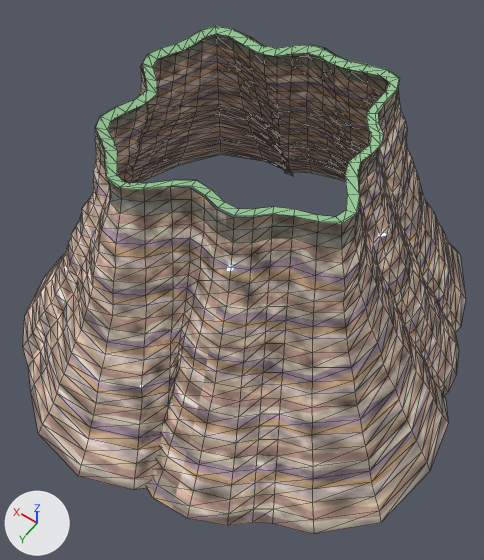
Two versions of the glTF model design/world-fill/glb2/CliffWall_stack_13.glb, one commit apart.
One viewpoint serves both versions: a camera (50 mm lens) standing at (-158.0, 227.0, 372.0) and looking at (-13.0, 24.0, 53.0). Arrows for +X, +Y and +Z are at lower left; the lights stay in place. The first picture is the older version. Mesh edges are drawn as thin lines on the coarser meshes. Vertices at exactly the same position are counted once.

In view in the first picture: 'CliffWall_stack_13-lip0', 'CliffWall_stack_13-rock0'.
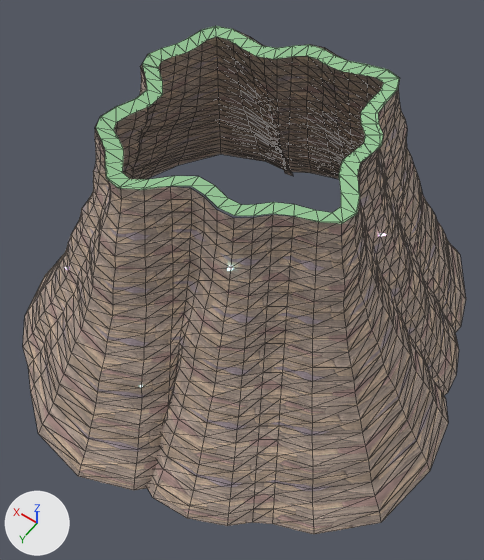
Edits to the bpy script that builds the scene:
```text
Add img_rock2_n:
    img_rock2_n = load_image('rock2-n', '_unpacked/rock2-n', 1024, 1024, 'Non-Color')
Add img_rock2:
    img_rock2 = load_image('rock2', '_unpacked/rock2', 1024, 1024, 'sRGB')
Change mat_rock:
    where n2 = _N.new('ShaderNodeTexImage'); n2.name = 'Image Texture'
    n2.image: img_rock -> img_rock2
    add n3 = _N.new('ShaderNodeNormalMap'); n3.name = 'Normal Map'
    add n3.uv_map = 'UVMap'
    add n4 = _N.new('ShaderNodeTexImage'); n4.name = 'Image Texture.001'
    add n4.image = img_rock2_n
    where n0 = _N.new('ShaderNodeBsdfPrincipled'); n0.name = 'Principled BSDF'
    add _L.new(n3.outputs[0], n0.inputs[5])  # 'Normal' to 'Normal'
    add _L.new(n4.outputs[0], n3.inputs[1])  # 'Color' to 'Color'
Change me_cliffwall_stack_13_lip0:
    where me_cliffwall_stack_13_lip0.from_pydata(...)  # 106 vertices, 106 faces; spans x -80.0..75.0, y -74.0..79.0, z 154.0..156.0
    used by ob_cliffwall_stack_13_lip0; location = (0.0, 0.0, 0.0)
    me_cliffwall_stack_13_lip0 part 1: 53 of 106 vertices moved; they spanned x -74.0..69.0, y -69.0..73.0, z 154.0 and now span x -71.0..66.0, y -66.0..70.0, z 154.0; mean shift (0.0, 0.0, 0.0); largest move (-45.0, -67.0, 154.0) -> (-43.0, -64.0, 154.0)
Change me_cliffwall_stack_13_rock0:
    where me_cliffwall_stack_13_rock0.from_pydata(...)  # 1272 vertices, 2438 faces; spans x -158.0..155.0, y -152.0..158.0, z -12.0..156.0
    used by ob_cliffwall_stack_13_rock0; location = (0.0, 0.0, 0.0)
    me_cliffwall_stack_13_rock0 part 2: texture (UV) coordinates of 2438 of 2438 faces, centred in x -153.0..152.0, y -150.0..155.0, z -10.0..153.0, changed; they spanned u 0.0..5.88, v 0.08..1.09 and now span u 0.0..17.63, v 0.0..5.58
```

Location of each change, [x1, y1, x2, y2] in pixels of the pictures (484 x 560 px; the box of a moved part takes in the faces that stretch with it):
'CliffWall_stack_13-rock0', surface changed
    both: [23, 33, 466, 534]
part 1 of me_cliffwall_stack_13_lip0, moved or reshaped
    both: [96, 26, 400, 223]
part 2 of me_cliffwall_stack_13_rock0, surface changed
    both: [23, 32, 466, 534]
